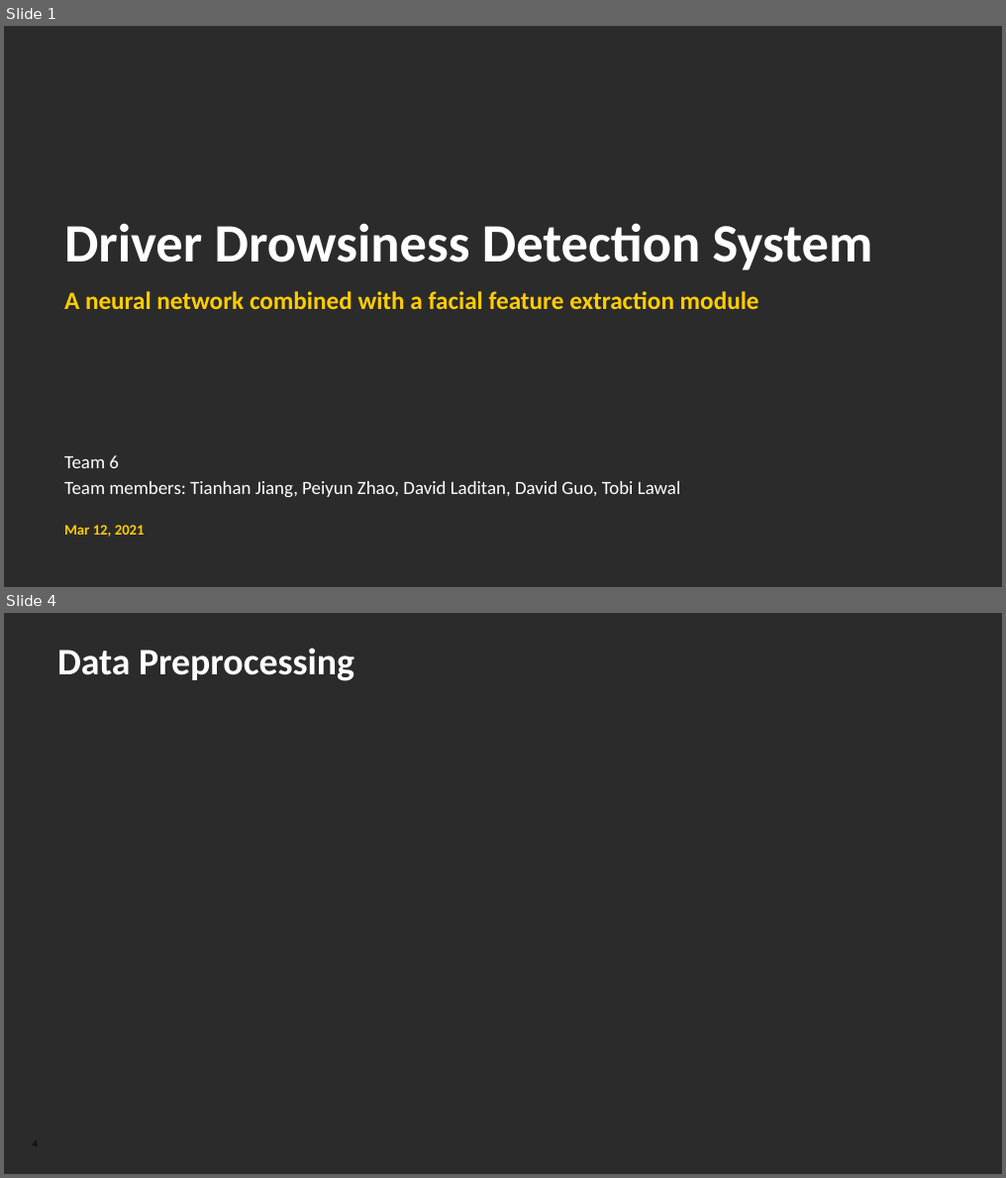
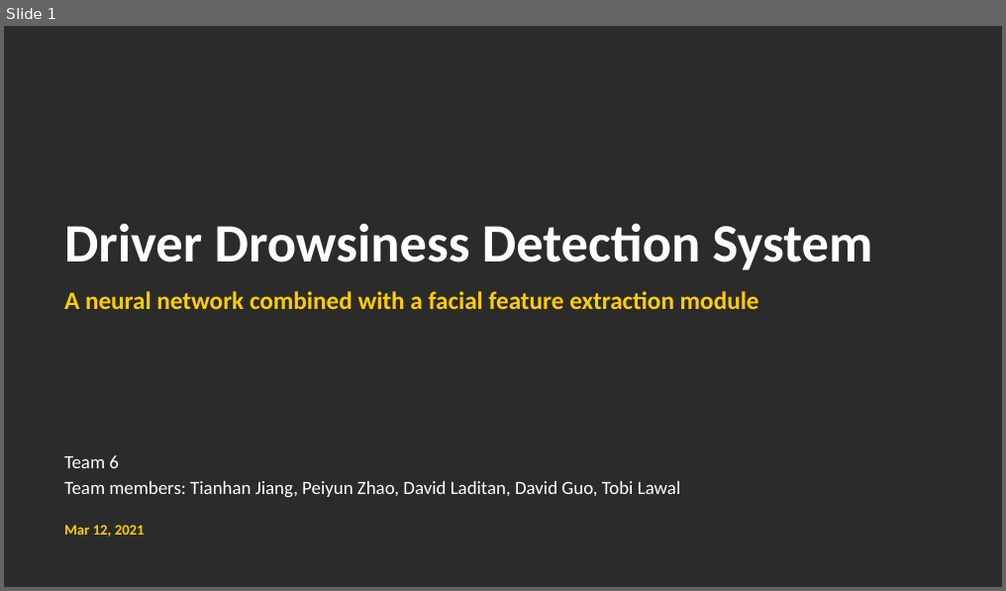
Before and after one commit to ENEL645-Group6/Project, a slide deck: Midterm/Group 6 - midterm presentation.pptx. Shown one above the other, each under a label of ours: slides 1 and 4 before the commit, slide 1 after it; the slides between them are not shown. The pictures are 1006x1178 and 1006x591 pixels, drawn with LibreOffice and Linux fonts; fonts in the diff are those of the drawing; background and template pictures are left out; a plain dark background stands for a picture behind light text. Boxes give left, top, right and bottom in pixels: in the first picture for what was removed or moved away, otherwise in the second. Text is boxed around its words. In the diff, an @@ line names an element or a change of style, - is before the commit and + after.

```diff
--- a/Midterm/Group 6 - midterm presentation.pptx
+++ b/Midterm/Group 6 - midterm presentation.pptx
@@ slide 4 removed at (4,613,1002,1174), background picture (left out) @@
@@ title removed at (57,648,354,681) @@
-Data Preprocessing
@@ page number removed at (33,1138,38,1151) @@
-4
```
Also in this commit, not shown: 6 slides changed, 3 slides added, 3 other slides removed, 1 other file.
